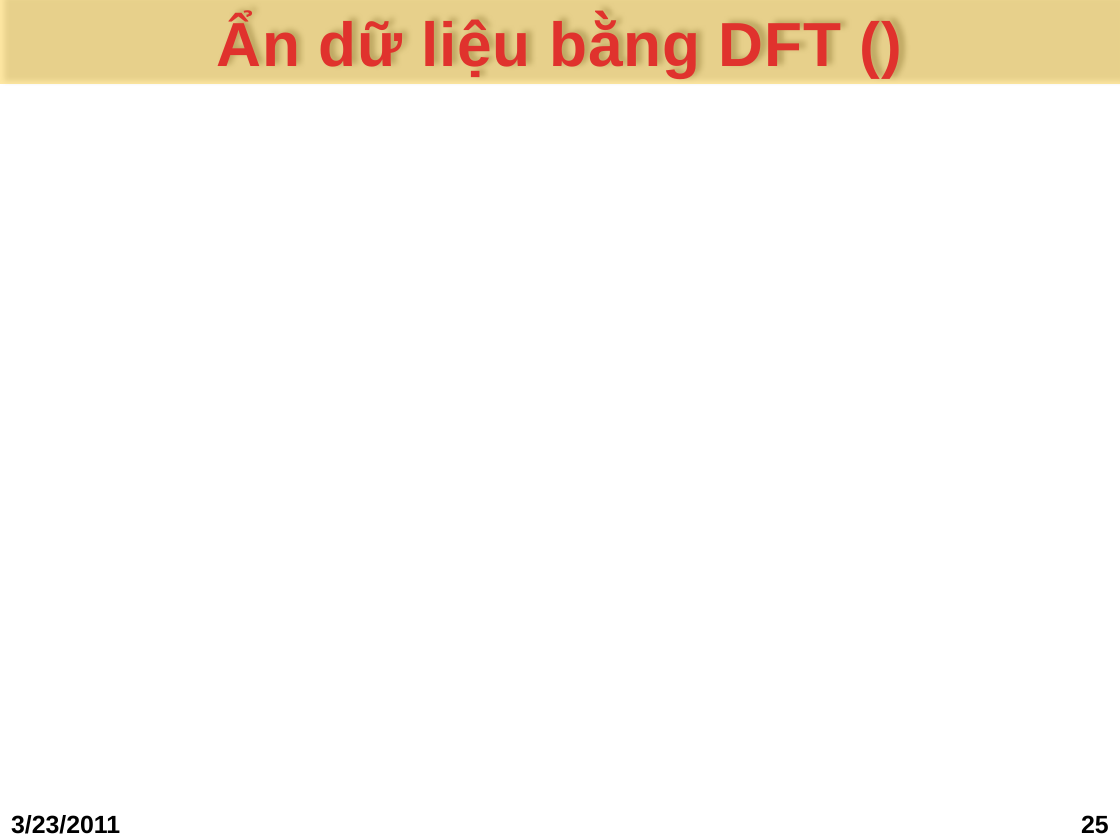
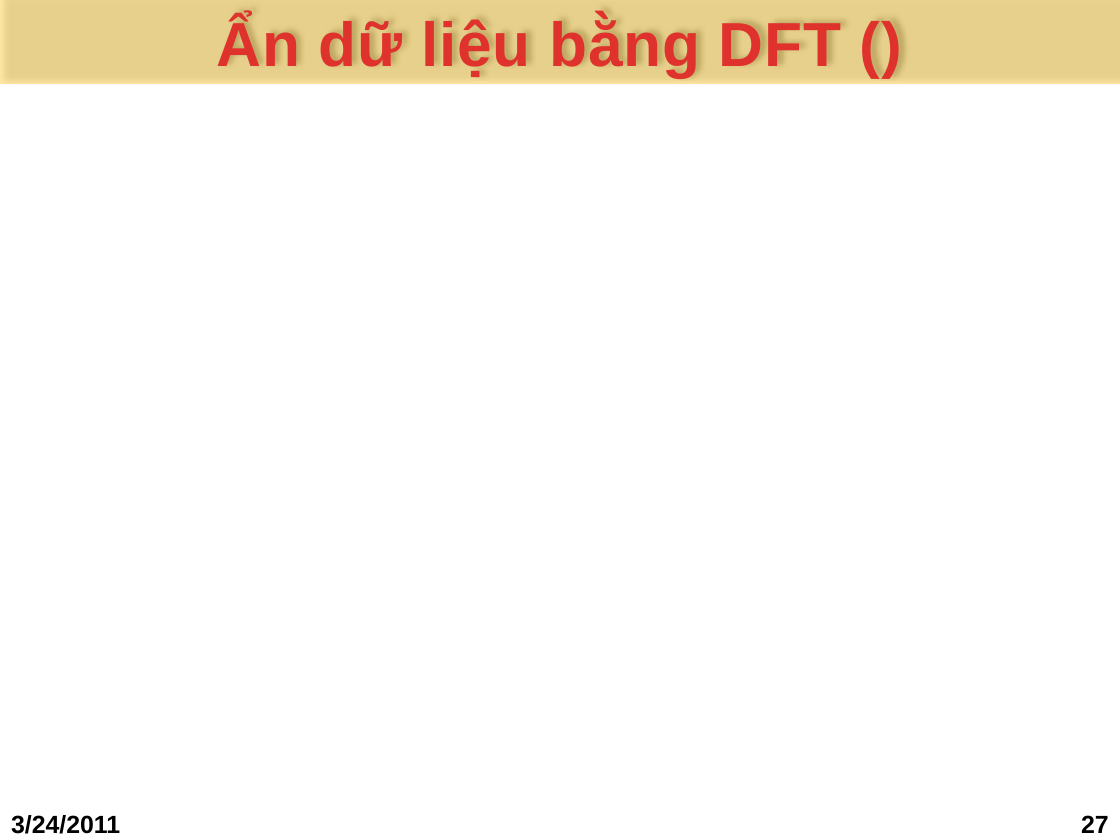
Before and after one commit to bomong/steganography-khtn-2011, a slide deck: slide 27 of Seminar DFT/1.Bao cao/_ADL_DFT(draft).pptx (slide 25 before the commit). Drawn at 1120x840 pixels with LibreOffice and Linux fonts; fonts in the diff are those of the drawing; background and template pictures are left out. Boxes give left, top, right and bottom in pixels: in the first picture for what was removed or moved away, otherwise in the second. Text is boxed around its words. In the diff, an @@ line names an element or a change of style, - is before the commit and + after.

```diff
--- a/Seminar DFT/1.Bao cao/_ADL_DFT(draft).pptx
+++ b/Seminar DFT/1.Bao cao/_ADL_DFT(draft).pptx
@@ text at (11, 815, 120, 834): text changed @@
-3/23/2011
+3/24/2011
@@ page number at (1081, 815, 1109, 833): text changed @@
-25
+27
```
Also in this commit, not shown: 26 other slides changed, 2 slides added.
